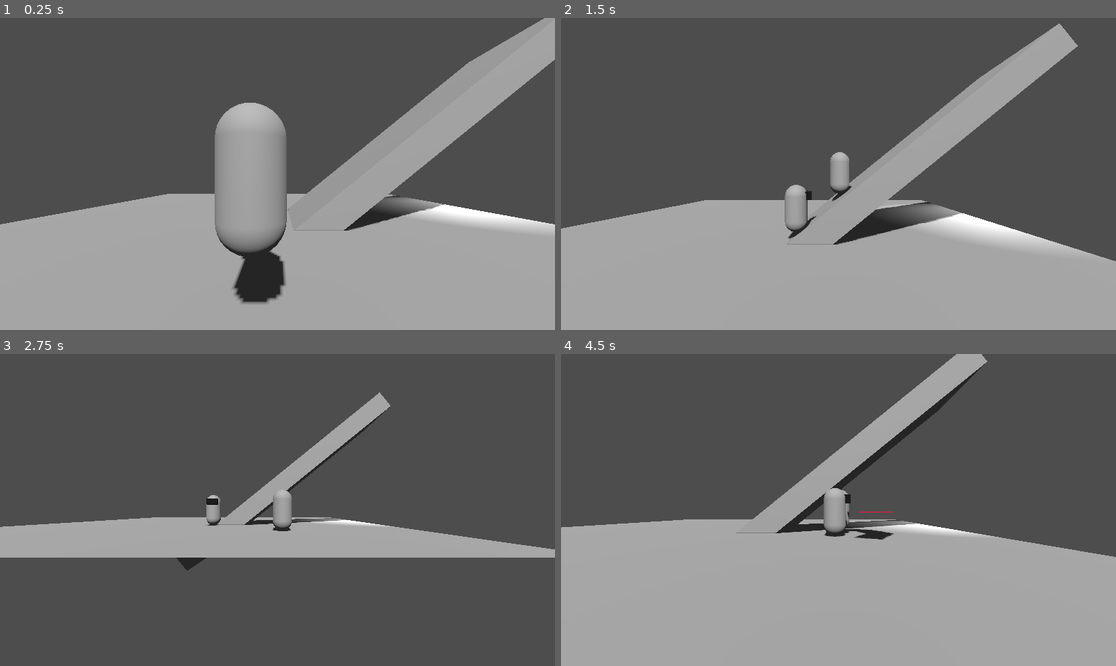
Above: before the commit, frames 1-4 (two rows, left to right).
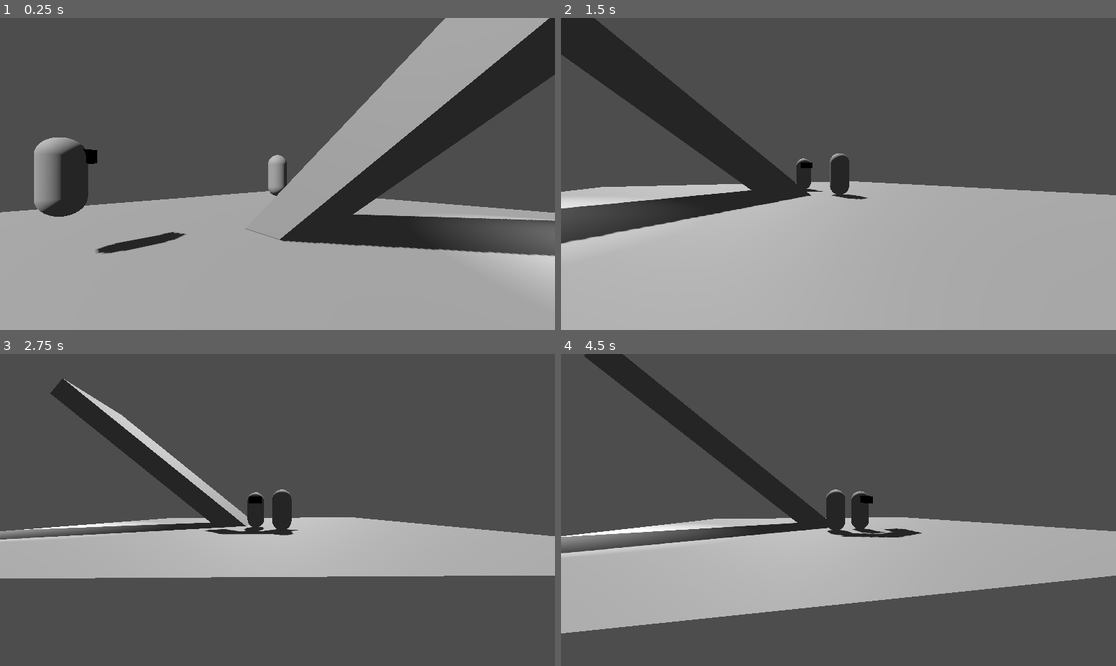
Above: after the commit, the same moments.

Repository: geekazodium/test-3d-project
Game: Godot game, scene res://world/test_scene.tscn
Same seed, same stepped clock (60 frames per second), same inputs: the game is played once before the commit and once after it.
Inputs:
- Up to frame 1 (0.25 s): no input
- Up to frame 2 (1.5 s): hold D (move_right) 0.53-1.28 s; tap Space (block, bound only after the commit) at 0.6 s; hold S (move_backward) from 1.28 s (still down); tap Ctrl (sprint) at 1.35 s
- Up to frame 3 (2.75 s): tap Space (block, bound only after the commit) at 1.55, 2.1 s; release S (move_backward) at 2.03 s; hold D (move_right) from 2.03 s (still down)
- Up to frame 4 (4.5 s): release D (move_right) at 2.78 s; hold W (move_forward) 2.78-3.53 s; tap Space (block, bound only after the commit) at 2.85, 3.8, 4.35 s; hold A (move_left) from 3.53 s (still down); tap Ctrl (sprint) at 3.6 s

The runs differ from the first frame. In frame 1, 26% of the frame differs, in the area x 0-100%, y 0-92%; in frame 2, 25%; in frame 3, 16%; in frame 4, 35%, in the area x 0-100%, y 0-100%.

Commit message:
feature: parryyyyy

Diff:
--- a/character_body/UM_character_body_3d.gd
+++ b/character_body/UM_character_body_3d.gd
@@ -27,8 +27,6 @@
 	self.rotation.y = -self.last_nonzero_input_dir.angle();
 	self.velocity += force * delta;
 
-
-
 	self.move_and_slide();
 
 func _get_top_down_v() -> Vector2:
--- a/enemy/attack_1.gd
+++ b/enemy/attack_1.gd
@@ -17,10 +17,13 @@
 		return;
 	if self.get_overlapping_bodies().size() > 0:
 		for b in self.get_overlapping_bodies():
-			b.velocity = Vector3.ZERO;
-			b.velocity += self.knockback * Quaternion.from_euler(-self.global_rotation);
-			(b.get_node("ActionableTimer") as Timer).start(self.stun_seconds);
-		self.monitoring = false;
+			if b is PlayerCharacter:
+				b.attempt_hit(
+					self,
+					self.knockback * Quaternion.from_euler(-self.global_rotation) - b.velocity,
+					self.stun_seconds
+				);
+				self.monitoring = false;
 
 func use(windup: float,active_seconds: float) -> void:
 	self.windup_indicator.visible = true;
--- /dev/null
+++ b/enemy/damageable.gd
@@ -0,0 +1,2 @@
+extends Node
+class_name Damageable
--- a/enemy/enemy_move_dir.gd
+++ b/enemy/enemy_move_dir.gd
@@ -26,7 +26,8 @@
 		return;
 	if !self.actionable_timer.is_stopped():
 		return;
-	self.attack_l.use(.5,.3);
+
+	(self.attack_l if randf()>.5 else self.attack_r).use(.5,.3);
 	self.actionable_timer.start(.8);
 
 func get_input_xz() -> Vector2:
--- /dev/null
+++ b/enemy/r_attack_material.tres
@@ -0,0 +1,4 @@
+[gd_resource type="StandardMaterial3D" format=3 uid="uid://ccdeam5ss8bxn"]
+
+[resource]
+albedo_color = Color(0.7882353, 0, 1, 1)
--- a/enemy/test_enemy.tscn
+++ b/enemy/test_enemy.tscn
@@ -1,9 +1,10 @@
-[gd_scene load_steps=11 format=3 uid="uid://cda150cebbpye"]
+[gd_scene load_steps=12 format=3 uid="uid://cda150cebbpye"]
 
 [ext_resource type="Script" uid="uid://j8am2d5qhph7" path="res://enemy/enemy_character_body.gd" id="1_jdt6p"]
 [ext_resource type="Script" uid="uid://dm05esq75t5ue" path="res://enemy/enemy_move_dir.gd" id="2_xhk1j"]
 [ext_resource type="Script" uid="uid://bgng63hrgcvq2" path="res://enemy/attack_1.gd" id="3_hdm1v"]
 [ext_resource type="Material" uid="uid://4foybkhmtro4" path="res://enemy/l_attack_material.tres" id="4_ig4nv"]
+[ext_resource type="Material" uid="uid://ccdeam5ss8bxn" path="res://enemy/r_attack_material.tres" id="5_1xekb"]
 
 [sub_resource type="CapsuleShape3D" id="CapsuleShape3D_jdt6p"]
 radius = 0.4
@@ -43,50 +44,90 @@
 path_desired_distance = 0.5
 simplify_path = true
 
-[node name="MovementDirection" type="Node" parent="." node_paths=PackedStringArray("nav_agent", "current_position_node", "actionable_timer", "attack_l")]
+[node name="MovementDirection" type="Node" parent="." node_paths=PackedStringArray("nav_agent", "current_position_node", "actionable_timer", "attack_l", "attack_r")]
 process_physics_priority = -1
 script = ExtResource("2_xhk1j")
 nav_agent = NodePath("../NavigationAgent3D")
 current_position_node = NodePath("..")
 distance_tolerance = 1.75
 actionable_timer = NodePath("../ActionableTimer")
-attack_l = NodePath("../AttackL")
+attack_l = NodePath("../AttackL/AttackLArea")
+attack_r = NodePath("../AttackR/AttackRArea")
 
 [node name="ActionableTimer" type="Timer" parent="."]
 process_callback = 0
 one_shot = true
 
-[node name="AttackLWindup" type="MeshInstance3D" parent="."]
+[node name="AttackL" type="Node3D" parent="."]
+
+[node name="AttackLWindup" type="MeshInstance3D" parent="AttackL"]
 transform = Transform3D(0.41063935, -0.91179776, -3.9855955e-08, 3.2385068e-15, -4.371139e-08, 1, -0.91179776, -0.41063935, -1.7949617e-08, 0.54388785, 2.3841858e-07, -1.403377)
 visible = false
 material_override = ExtResource("4_ig4nv")
 mesh = SubResource("QuadMesh_xhk1j")
-skeleton = NodePath("../AttackL")
+skeleton = NodePath("../AttackLArea")
 
-[node name="AttackL" type="Area3D" parent="." node_paths=PackedStringArray("windup_indicator")]
+[node name="AttackLArea" type="Area3D" parent="AttackL" node_paths=PackedStringArray("windup_indicator")]
+collision_layer = 0
+collision_mask = 16
+script = ExtResource("3_hdm1v")
+r_blockable = true
+knockback = Vector3(1, 2, 1)
+stun_seconds = 0.7
+windup_indicator = NodePath("../AttackLWindup")
+
+[node name="CollisionShape3D" type="CollisionShape3D" parent="AttackL/AttackLArea"]
+transform = Transform3D(1, 0, 0, 0, 1, 0, 0, 0, 1, 1, 0, 0)
+shape = SubResource("BoxShape3D_xhk1j")
+
+[node name="MeshInstance3D" type="MeshInstance3D" parent="AttackL/AttackLArea"]
+transform = Transform3D(0.9999233, 0.012391608, 5.4165183e-10, -3.5734544e-16, -4.3711392e-08, 1, 0.012391608, -0.9999233, -4.370804e-08, 1.5936588, 2.3841858e-07, 0.0932765)
+material_override = ExtResource("4_ig4nv")
+mesh = SubResource("QuadMesh_xhk1j")
+
+[node name="MeshInstance3D2" type="MeshInstance3D" parent="AttackL/AttackLArea"]
+transform = Transform3D(0.6315963, 0.7752974, 3.388932e-08, 0, -4.371139e-08, 1, 0.7752974, -0.6315963, -2.7607953e-08, 1.0563035, 0, 1.1635206)
+material_override = ExtResource("4_ig4nv")
+mesh = SubResource("QuadMesh_xhk1j")
+
+[node name="MeshInstance3D3" type="MeshInstance3D" parent="AttackL/AttackLArea"]
+transform = Transform3D(-0.634879, 0.7726117, 3.3771926e-08, 0, -4.371139e-08, 1, 0.7726117, 0.634879, 2.775144e-08, 1.0605867, 0, -0.97118795)
+material_override = ExtResource("4_ig4nv")
+mesh = SubResource("QuadMesh_xhk1j")
+
+[node name="AttackR" type="Node3D" parent="."]
+
+[node name="AttackRWindup" type="MeshInstance3D" parent="AttackR"]
+transform = Transform3D(0.409923, 0.91212004, 3.9870034e-08, 0, -4.3711385e-08, 1, 0.91212004, -0.409923, -1.7918303e-08, 0.544, 0, 1.403)
+visible = false
+material_override = ExtResource("5_1xekb")
+mesh = SubResource("QuadMesh_xhk1j")
+skeleton = NodePath("../AttackRArea")
+
+[node name="AttackRArea" type="Area3D" parent="AttackR" node_paths=PackedStringArray("windup_indicator")]
 collision_layer = 0
 collision_mask = 16
 script = ExtResource("3_hdm1v")
 l_blockable = true
 knockback = Vector3(1, 2, 1)
 stun_seconds = 0.7
-windup_indicator = NodePath("../AttackLWindup")
+windup_indicator = NodePath("../AttackRWindup")
 
-[node name="CollisionShape3D" type="CollisionShape3D" parent="AttackL"]
+[node name="CollisionShape3D" type="CollisionShape3D" parent="AttackR/AttackRArea"]
 transform = Transform3D(1, 0, 0, 0, 1, 0, 0, 0, 1, 1, 0, 0)
 shape = SubResource("BoxShape3D_xhk1j")
 
-[node name="MeshInstance3D" type="MeshInstance3D" parent="AttackL"]
+[node name="MeshInstance3D" type="MeshInstance3D" parent="AttackR/AttackRArea"]
 transform = Transform3D(0.9999233, 0.012391608, 5.4165183e-10, -3.5734544e-16, -4.3711392e-08, 1, 0.012391608, -0.9999233, -4.370804e-08, 1.5936588, 2.3841858e-07, 0.0932765)
-material_override = ExtResource("4_ig4nv")
+material_override = ExtResource("5_1xekb")
 mesh = SubResource("QuadMesh_xhk1j")
 
-[node name="MeshInstance3D2" type="MeshInstance3D" parent="AttackL"]
+[node name="MeshInstance3D2" type="MeshInstance3D" parent="AttackR/AttackRArea"]
 transform = Transform3D(0.6315963, 0.7752974, 3.388932e-08, 0, -4.371139e-08, 1, 0.7752974, -0.6315963, -2.7607953e-08, 1.0563035, 0, 1.1635206)
-material_override = ExtResource("4_ig4nv")
+material_override = ExtResource("5_1xekb")
 mesh = SubResource("QuadMesh_xhk1j")
 
-[node name="MeshInstance3D3" type="MeshInstance3D" parent="AttackL"]
+[node name="MeshInstance3D3" type="MeshInstance3D" parent="AttackR/AttackRArea"]
 transform = Transform3D(-0.634879, 0.7726117, 3.3771926e-08, 0, -4.371139e-08, 1, 0.7726117, 0.634879, 2.775144e-08, 1.0605867, 0, -0.97118795)
-material_override = ExtResource("4_ig4nv")
+material_override = ExtResource("5_1xekb")
 mesh = SubResource("QuadMesh_xhk1j")
--- a/player/camera/camera_orbiter.gd
+++ b/player/camera/camera_orbiter.gd
@@ -15,13 +15,38 @@
 var pitch: float = 0;
 var yaw: float = 0;
 
+@export var target: Node3D;
+
+var interp_angle_cd: float = 0;
+
 func _process(delta: float) -> void:
 	var interp_factor: float = 1. - exp(-delta * interp_speed);
 	self.global_position = self.global_position.lerp(self.position_src.global_position, interp_factor);
 
 	var speed_scale: float = self.rotate_speed * delta;
-	pitch += Input.get_last_mouse_velocity().y * speed_scale * self.pitch_speed_scale;;
+	pitch += Input.get_last_mouse_velocity().y * speed_scale * self.pitch_speed_scale;
 	yaw += Input.get_last_mouse_velocity().x * speed_scale * self.yaw_speed_scale;
+
 	pitch = clamp(pitch,self.min_pitch,self.max_pitch);
+
+	if Input.get_last_mouse_velocity().x * speed_scale > .001:
+		self.interp_angle_cd = 1;
+	if self.interp_angle_cd > 0:
+		self.interp_angle_cd -= delta;
+	else:
+		if self.target != null:
+			var diff: Vector3 = (self.target.global_position - self.global_position);
+			var y: float = fposmod(Vector2(-diff.z,-diff.x).angle(),PI * 2);
+			var m: float = y;
+			var min_val: float = abs(y - yaw);
+
+			if abs(y - yaw + PI * 2) < min_val:
+				min_val = abs(y - yaw + PI * 2);
+				m = y + PI * 2;
+
+			if abs(y - yaw - PI * 2) < min_val:
+				m = y - PI * 2;
+			yaw = lerp(yaw, m, (1 - interp_factor) * .025);
+
 	yaw = fposmod(yaw, PI * 2);
-	self.quaternion = Quaternion.from_euler(Vector3(pitch, yaw,0));;
+	self.quaternion = Quaternion.from_euler(Vector3(pitch, yaw,0));
--- /dev/null
+++ b/player/parry_vis_indicator.gd
@@ -0,0 +1,6 @@
+extends MeshInstance3D
+
+@export var parry_active: Timer;
+
+func _process(delta: float) -> void:
+	self.visible = !self.parry_active.is_stopped();
--- a/player/player_character_body.gd
+++ b/player/player_character_body.gd
@@ -1,14 +1,65 @@
 extends UMCharacterBody3D
+class_name PlayerCharacter
 
 @export var move_speed: float = 5;
 @export var sprint_speed: float = 8;
 @export var input_force_strength: float = 10;
 @export var air_input_force_strength: float = 1;
 
+var block_cd_timer: Timer:
+	get:
+		return $BlockCdTimer;
+var block_active_timer: Timer:
+	get:
+		return $BlockActiveTimer;
+
+var actionable_timer: Timer:
+	get:
+		return $ActionableTimer;
+
+var blocking_l: bool:
+	get:
+		return sign(block_direction) > 0;
+var blocking_r: bool:
+	get:
+		return sign(block_direction) < 0;
+
+var block_direction: float = 0;
+
 const SPRINT_INPUT: StringName = "sprint";
 
+func _ready() -> void:
+	self.block_active_timer.stop();
+	self.block_cd_timer.stop();
+
 func _get_ideal_speed() -> float:
+	if !self.block_cd_timer.is_stopped():
+		return 0;
 	return self.sprint_speed if Input.is_action_pressed(SPRINT_INPUT) else self.move_speed;
 
 func _get_input_force_strength() -> float:
+	#if !self.block_cd_timer.is_stopped():
+		#return 0;
 	return self.input_force_strength if self.is_on_floor() else self.air_input_force_strength;
+
+func _physics_process(delta: float) -> void:
+	super._physics_process(delta);
+	if self.block_cd_timer.is_stopped():
+		if Input.is_action_just_pressed("block"):
+			self.actionable_timer.start(self.block_cd_timer.wait_time);
+			self.block_cd_timer.start();
+			self.block_active_timer.start();
+			self.block_direction = Input.get_axis("move_right","move_left");
+
+func attempt_hit(attack: Attack, knockback: Vector3, stun: float) -> void:
+	if !self.block_active_timer.is_stopped():
+		if (attack.l_blockable && self.blocking_l) ||\
+		(attack.r_blockable && self.blocking_r):
+			(attack.get_parent().get_parent() as UMCharacterBody3D).velocity = knockback * Vector3(-1,1,-1);
+			self.block_cd_timer.stop();
+			self.block_active_timer.stop();
+			self.actionable_timer.stop();
+			self.actionable_timer.start(.1);
+			return;
+	self.velocity += knockback;
+	self.actionable_timer.start(stun);
--- a/player/player_character_body.tscn
+++ b/player/player_character_body.tscn
@@ -1,9 +1,20 @@
-[gd_scene load_steps=8 format=3 uid="uid://dkbyhrm8sdsgm"]
+[gd_scene load_steps=10 format=3 uid="uid://dkbyhrm8sdsgm"]
 
 [ext_resource type="Script" uid="uid://bouafuxoorwbn" path="res://player/player_character_body.gd" id="1_gphhd"]
 [ext_resource type="Script" uid="uid://r6g38psoexaf" path="res://player/camera/camera_orbiter.gd" id="2_uvqt2"]
 [ext_resource type="Script" uid="uid://cwpwpp1ucih3c" path="res://player/camera/min_safe_margin_camera.gd" id="3_gphhd"]
 [ext_resource type="Script" uid="uid://0c5e6p8dg6t3" path="res://player/player_movement_direction.gd" id="4_nijgw"]
+[ext_resource type="Script" uid="uid://boj2kam5yrm10" path="res://player/parry_vis_indicator.gd" id="5_lduaf"]
+
+[sub_resource type="CylinderMesh" id="CylinderMesh_nijgw"]
+lightmap_size_hint = Vector2i(33, 14)
+top_radius = 0.7
+bottom_radius = 1.2
+height = 0.1
+radial_segments = 10
+rings = 2
+cap_top = false
+cap_bottom = false
 
 [sub_resource type="CapsuleShape3D" id="CapsuleShape3D_6adnx"]
 radius = 0.4
@@ -21,6 +32,11 @@
 collision_mask = 2
 script = ExtResource("1_gphhd")
 movement_direction = NodePath("MovementDirection")
+
+[node name="ParryVisIndicator" type="MeshInstance3D" parent="." node_paths=PackedStringArray("parry_active")]
+mesh = SubResource("CylinderMesh_nijgw")
+script = ExtResource("5_lduaf")
+parry_active = NodePath("../BlockActiveTimer")
 
 [node name="CapsuleCollisionShape" type="CollisionShape3D" parent="."]
 shape = SubResource("CapsuleShape3D_6adnx")
@@ -56,3 +72,13 @@
 target_position = Vector3(0, 0, 8.5)
 max_results = 1
 collision_mask = 2
+
+[node name="BlockCdTimer" type="Timer" parent="."]
+process_callback = 0
+wait_time = 0.3
+one_shot = true
+
+[node name="BlockActiveTimer" type="Timer" parent="."]
+process_callback = 0
+wait_time = 0.1
+one_shot = true
--- a/player/player_movement_direction.gd
+++ b/player/player_movement_direction.gd
@@ -9,13 +9,21 @@
 const RIGHT_INPUT: StringName = "move_left";
 const LEFT_INPUT: StringName = "move_right";
 
+var user_input_direction: Vector2 = Vector2.ZERO
+
+func _physics_process(delta: float) -> void:
+	self.update_user_input_dir();
+
 func get_input_xz() -> Vector2:
 	if !self.actionable_timer.is_stopped():
 		return Vector2.ZERO;
+	return self.user_input_direction;
+
+func update_user_input_dir() -> void:
 	var input_direction: Vector2 = Vector2(
 		Input.get_axis("move_forward","move_backward"),
 		Input.get_axis("move_right","move_left")
 	);
 	if input_direction.length_squared() > 1:
 		input_direction = input_direction.normalized();
-	return input_direction.rotated(-input_yaw_src.global_rotation.y + PI/2);
+	self.user_input_direction = input_direction.rotated(-input_yaw_src.global_rotation.y + PI/2);
--- a/project.godot
+++ b/project.godot
@@ -42,6 +42,11 @@
 "events": [Object(InputEventKey,"resource_local_to_scene":false,"resource_name":"","device":-1,"window_id":0,"alt_press …(195 unchanged characters)…
 ]
 }
+block={
+"deadzone": 0.2,
+"events": [Object(InputEventKey,"resource_local_to_scene":false,"resource_name":"","device":-1,"window_id":0,"alt_pressed":false,"shift_pressed":false,"ctrl_pressed":false,"meta_pressed":false,"pressed":false,"keycode":0,"physical_keycode":32,"key_label":0,"unicode":32,"location":0,"echo":false,"script":null)
+]
+}
 
 [layer_names]
 
--- a/world/test_scene.tscn
+++ b/world/test_scene.tscn
@@ -33,14 +33,17 @@
 
 [node name="Node3D" type="Node3D"]
 
-[node name="CharacterBody3D" parent="." instance=ExtResource("1_0tkqh")]
+[node name="Player" parent="." instance=ExtResource("1_0tkqh")]
 
-[node name="CharacterBody3D2" parent="." instance=ExtResource("2_ycvsm")]
+[node name="CameraOrbiter" parent="Player/MovementDirection" index="0" node_paths=PackedStringArray("target")]
+target = NodePath("../../../Enemy")
+
+[node name="Enemy" parent="." instance=ExtResource("2_ycvsm")]
 transform = Transform3D(1, 0, 0, 0, 1, 0, 0, 0, 1, 0, 0, 6.301239)
 collision_mask = 2
 
-[node name="MovementDirection" parent="CharacterBody3D2" index="4" node_paths=PackedStringArray("target")]
-target = NodePath("../../CharacterBody3D")
+[node name="MovementDirection" parent="Enemy" index="4" node_paths=PackedStringArray("target")]
+target = NodePath("../../Player")
 
 [node name="World" type="Node3D" parent="." groups=["world_nav_mesh"]]
 
@@ -96,4 +99,5 @@
 spot_range = 12.447756
 spot_angle = 38.361534
 
-[editable path="CharacterBody3D2"]
+[editable path="Player"]
+[editable path="Enemy"]
Not shown, added: enemy/damageable.gd.uid
Not shown, added: player/parry_vis_indicator.gd.uid
